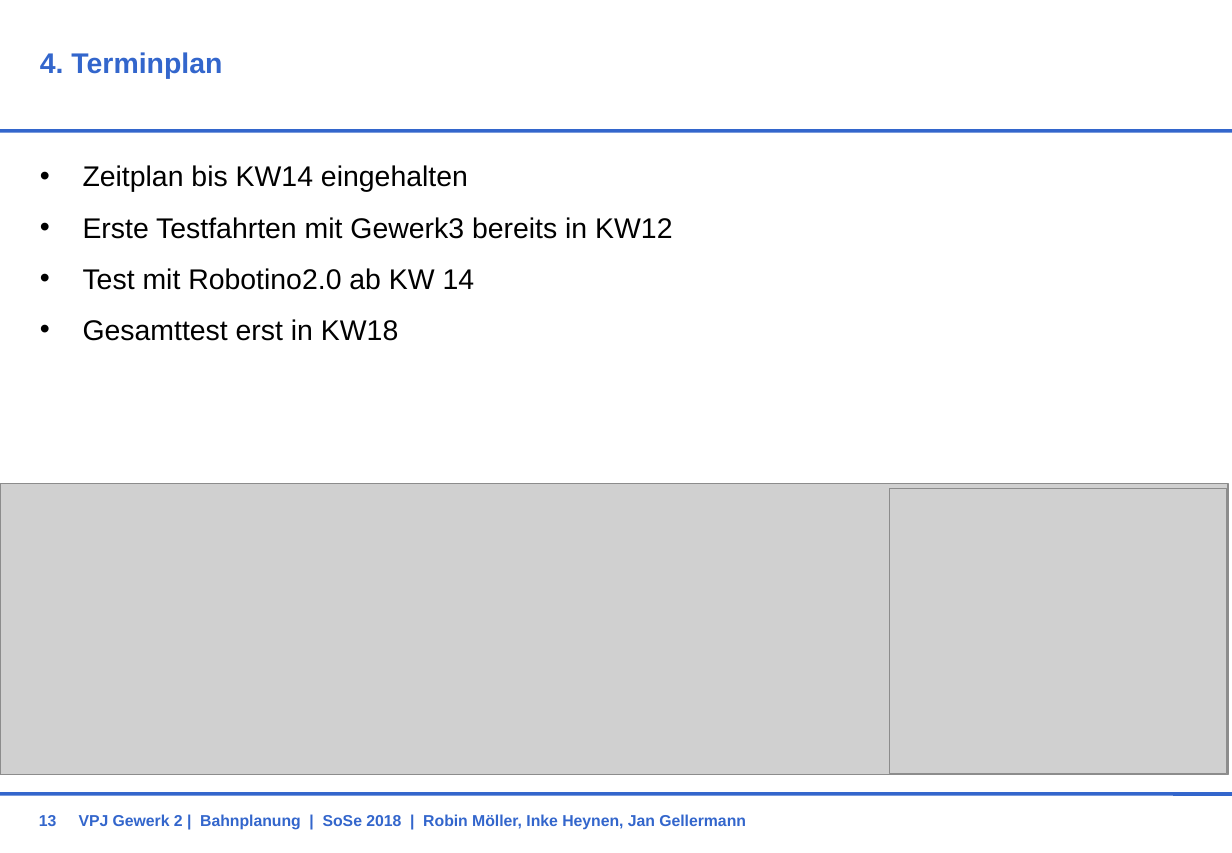
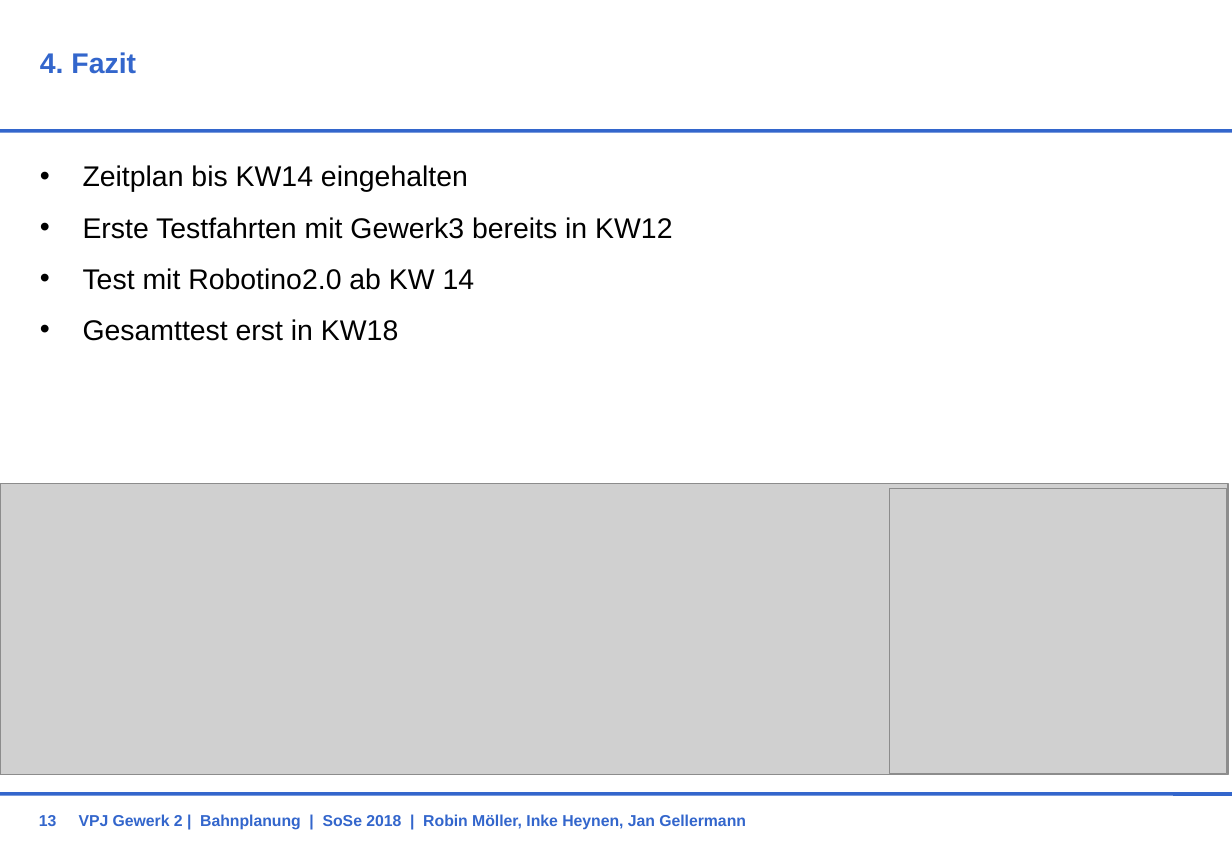
Before and after one commit to RobinMoeller/VPJ-Gewerk-2, a slide deck: slide 13 of Präsentationen/Endpräsi.pptx. Drawn at 1232x853 pixels with LibreOffice and Linux fonts; fonts in the diff are those of the drawing; grey boxes stand for pictures; background and template pictures are left out. Boxes give left, top, right and bottom in pixels: in the first picture for what was removed or moved away, otherwise in the second. Text is boxed around its words. In the diff, an @@ line names an element or a change of style, - is before the commit and + after.

```diff
--- a/Präsentationen/Endpräsi.pptx
+++ b/Präsentationen/Endpräsi.pptx
@@ title at (x1=40, y1=52, x2=136, y2=74): text changed @@
-4. Terminplan
+4. Fazit
```
Also in this commit, not shown: 3 other slides changed, 1 other file.
